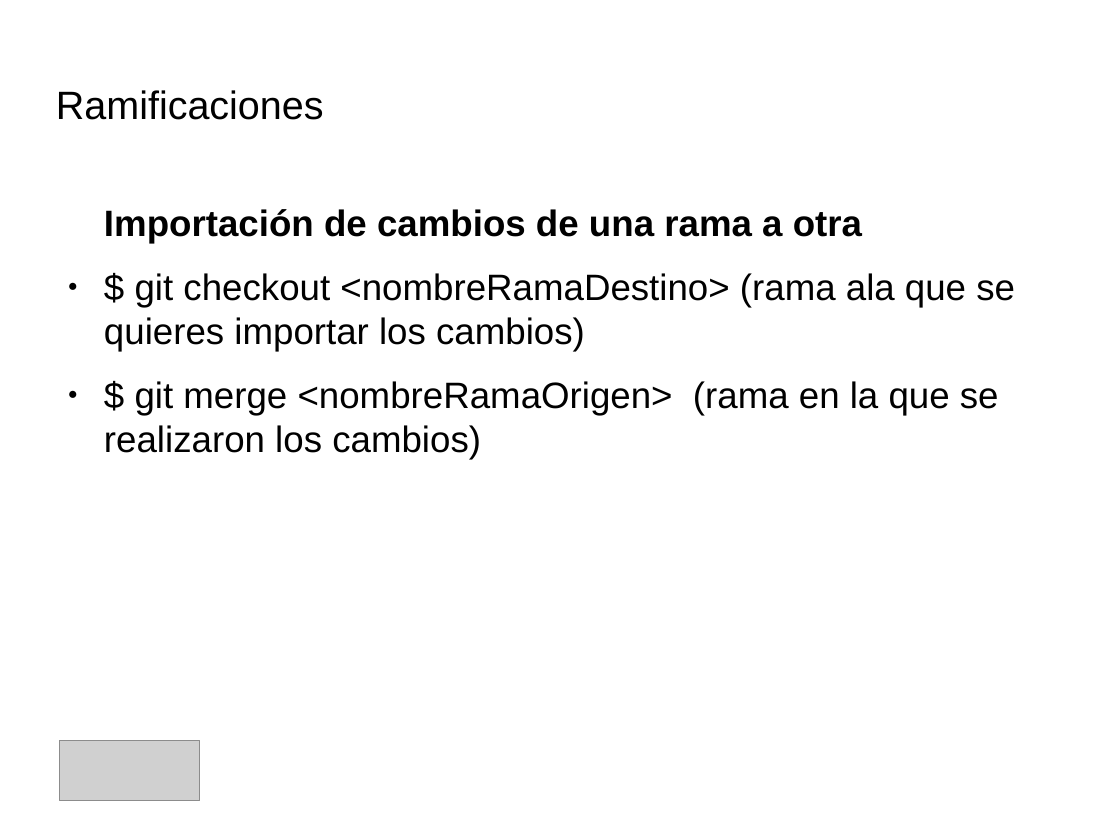
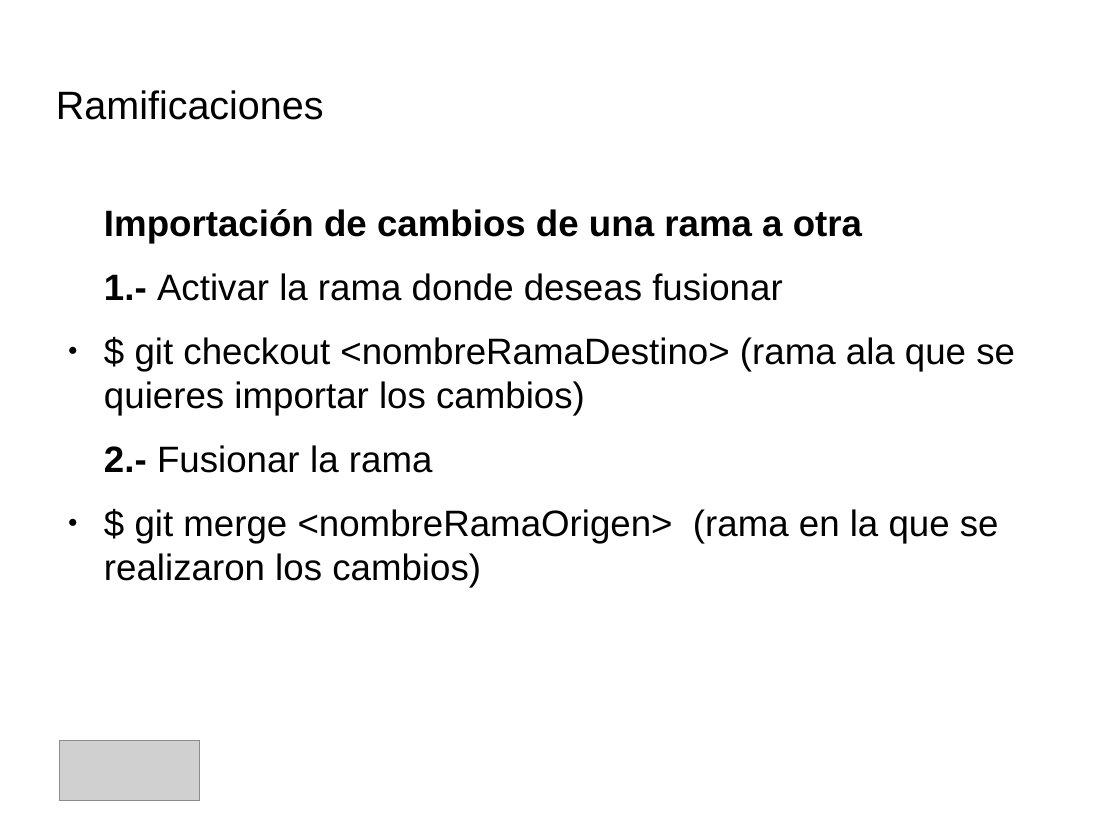
Before and after one commit to IllanPedro/Hardware, a slide deck: slide 46 of CursoGIT,GITHUB,SOURCETREE/Precentacion_Git.odp. Drawn at 1120x840 pixels with LibreOffice and Linux fonts; fonts in the diff are those of the drawing; grey boxes stand for pictures; background and template pictures are left out. Boxes give left, top, right and bottom in pixels: in the first picture for what was removed or moved away, otherwise in the second. Text is boxed around its words. In the diff, an @@ line names an element or a change of style, - is before the commit and + after.

```diff
--- a/CursoGIT,GITHUB,SOURCETREE/Precentacion_Git.odp
+++ b/CursoGIT,GITHUB,SOURCETREE/Precentacion_Git.odp
@@ text at bbox=[104, 273, 782, 301]: paragraph added @@
+1.- Activar la rama donde deseas fusionar
@@ text at bbox=[104, 445, 433, 473]: paragraph added @@
+2.- Fusionar la rama
```
Also in this commit, not shown: 1 other file.
